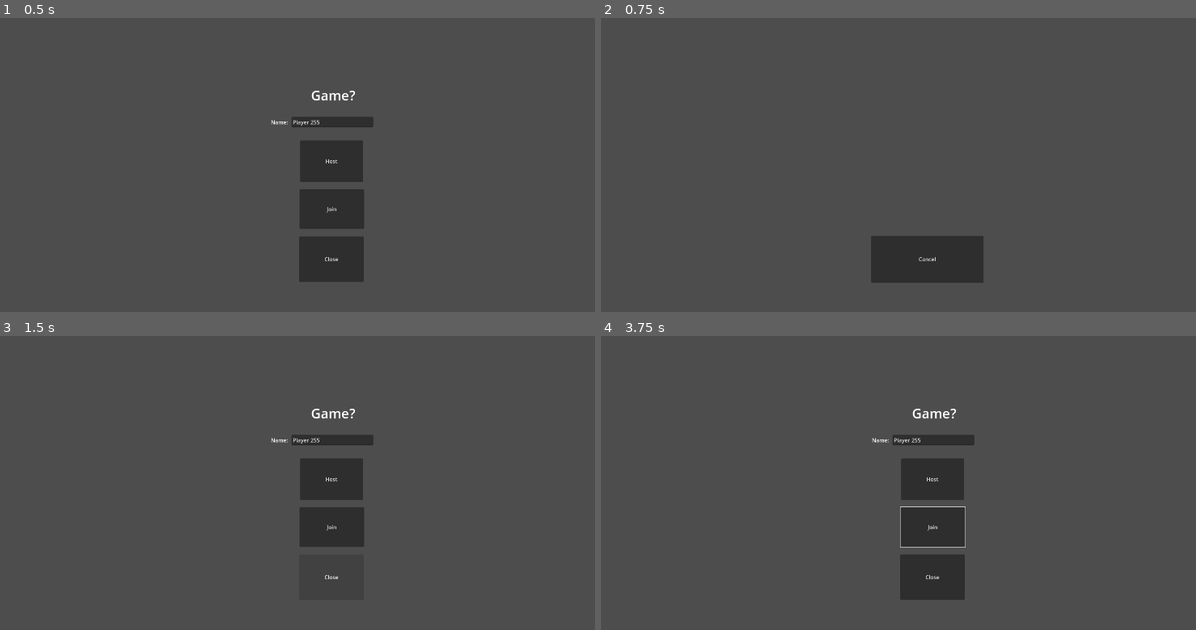
Above: before the commit, frames 1-4 (two rows, left to right).
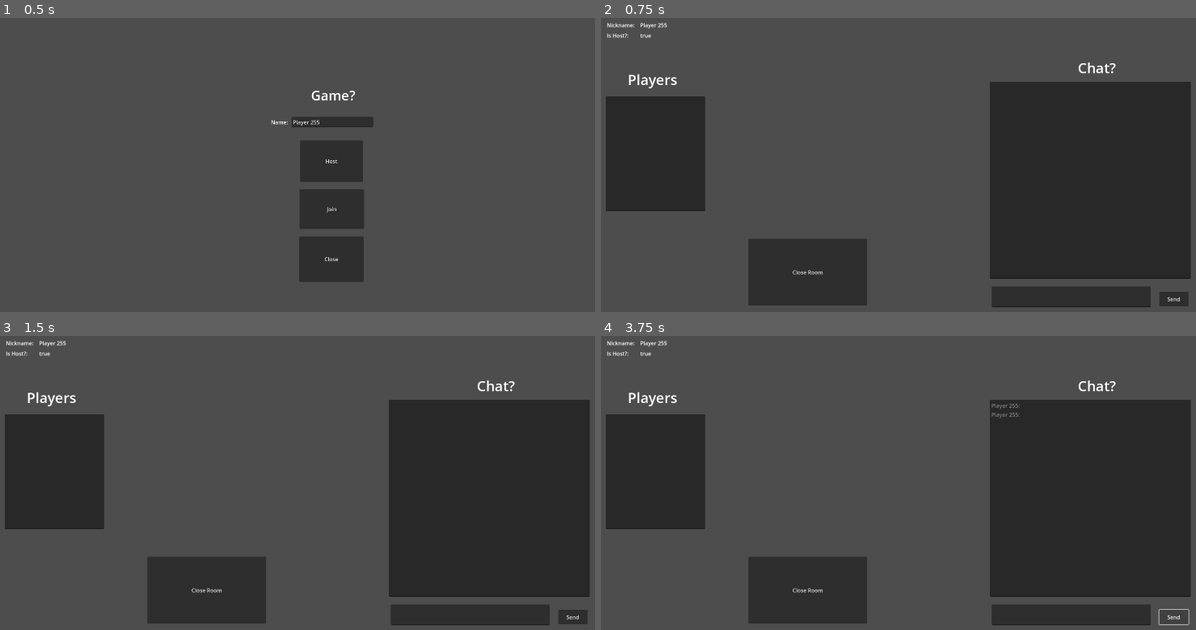
Above: after the commit, the same moments.

Repository: pvmathew/denliner
Game: Godot game, scene res://Scenes/MainMenu/main_menu.tscn
Two runs of this game, one before a commit and one after it. Both use one fixed random seed, a clock stepped at 60 frames per second and the inputs below.
Inputs (mouse positions are in pixels of both pictures, inside the frame that each line leads up to):
- Up to frame 1 (0.5 s): no input
- Up to frame 2 (0.75 s): click "Host" at 0.5 s
- Up to frame 3 (1.5 s): click (327, 577) at 1.25 s, where only the run before the commit has a clickable "Cancel"
- Up to frame 4 (3.75 s): click (1172, 618) at 2 s, where only the run after the commit has a clickable "Send"; click (934, 527) at 2.75 s, where only the run before the commit has a clickable "Join"; click (1172, 618) at 3.5 s, where only the run after the commit has a clickable "Send"

Frame 1 is identical in both runs. In frame 2, 39% of the frame differs, in the area x 0-100%, y 1-99%; in frame 3, 40%; in frame 4, 41%.

Commit message:
Attempt at making a multiplayer chat lobby (still broken)

Diff:
--- /dev/null
+++ b/Global/player_data.gd
@@ -0,0 +1,4 @@
+extends Node
+
+var nickname: String = ""
+var is_host = false
--- /dev/null
+++ b/Global/session_data.gd
@@ -0,0 +1,73 @@
+extends Node
+
+signal player_connected(player_data)
+signal player_disconnected(peer_id)
+
+# This will contain player info for every player,
+# with the keys being each player's unique IDs.
+var players = {}
+var num_players = 0
+
+func _ready():
+	multiplayer.peer_connected.connect(_on_player_connected)
+	multiplayer.peer_disconnected.connect(_on_player_disconnected)
+	multiplayer.connected_to_server.connect(_on_connected_ok)
+
+	if PlayerData.is_host:
+		players[1] = PlayerData
+	player_connected.emit(1, PlayerData)
+
+func start_session():
+	PlayerData.is_host = true
+
+	var peer = ENetMultiplayerPeer.new()
+	var result = peer.create_server(1337)
+	if result != OK:
+		print("Failed to create server: ", result)
+		return
+
+	print("Server started successfully on port 1337")
+
+	get_tree().set_multiplayer(SceneMultiplayer.new(),self.get_path())
+	multiplayer.multiplayer_peer = peer
+
+	players[1] = PlayerData.nickname
+	player_connected.emit(1, PlayerData.nickname)
+
+func join_session():
+	PlayerData.is_host = false
+
+	var peer = ENetMultiplayerPeer.new()
+	var result = peer.create_client("127.0.0.1", 1337)
+
+	if result != OK:
+		print("Failed to create client: ", result)
+		return
+
+	print("Client connected successfully to 127.0.0.1:1337")
+
+	get_tree().set_multiplayer(SceneMultiplayer.new(),self.get_path())
+	multiplayer.multiplayer_peer = peer
+
+@rpc("any_peer", "reliable")
+func _register_player(new_player_data):
+	var new_player_id = multiplayer.get_remote_sender_id()
+	players[new_player_id] = new_player_data
+	player_connected.emit(new_player_id, new_player_data)
+
+# When a peer connects, send them my player info.
+# This allows transfer of all desired data for each player, not only the unique ID.
+func _on_player_connected(id):
+	print("Player connected: ", id)
+	_register_player.rpc_id(id, PlayerData.nickname)
+
+func _on_connected_ok():
+	print("Connection was made ok")
+	var peer_id = multiplayer.get_unique_id()
+	players[peer_id] = PlayerData
+	player_connected.emit(peer_id, PlayerData.nickname)
+
+func _on_player_disconnected(id):
+	print("Player disconnected: ", id)
+	players.erase(id)
+	player_disconnected.emit(id)
--- a/Scenes/Host/host.gd
+++ /dev/null
@@ -1,5 +0,0 @@
-extends Node2D
-
-
-func _on_button_pressed():
-	get_tree().change_scene_to_file("res://Scenes/MainMenu/main_menu.tscn")
--- a/Scenes/Host/host.tscn
+++ /dev/null
@@ -1,16 +0,0 @@
-[gd_scene load_steps=2 format=3 uid="uid://cpbgsxe71wy0y"]
-
-[ext_resource type="Script" path="res://Scenes/Host/host.gd" id="1_urice"]
-
-[node name="Host" type="Node2D"]
-script = ExtResource("1_urice")
-
-[node name="Button" type="Button" parent="."]
-offset_left = 813.0
-offset_top = 663.0
-offset_right = 1147.0
-offset_bottom = 803.0
-text = "Cancel
-"
-
-[connection signal="pressed" from="Button" to="." method="_on_button_pressed"]
--- /dev/null
+++ b/Scenes/Lobby/lobby.gd
@@ -0,0 +1,26 @@
+extends Node2D
+
+func _ready():
+	SessionData.player_connected.connect(self._on_player_connected)
+	$Nickname/Value.text = PlayerData.nickname
+	$"IsHost/Value".text = str(PlayerData.is_host)
+
+	for player in SessionData.players.values():
+		print(player)
+		$PlayerList.text += player
+
+func _on_leave_room_pressed():
+	get_tree().change_scene_to_file("res://Scenes/MainMenu/main_menu.tscn")
+
+func _on_send_pressed():
+	print("Send button was pressed. Sending the following message: ", $MessageInput.text)
+	rpc("msg_rpc", PlayerData.nickname, $MessageInput.text)
+	$MessageInput.text = ""
+
+func _on_player_connected(peer_id, player_name):
+	$PlayerList.text += player_name + "\n"
+
+@rpc ("any_peer", "call_local")
+func msg_rpc(nickname, data):
+	print("Receiving a message: ", data, "From: ", nickname)
+	$ChatLog.text += str(nickname, ":", data, "\n")
--- /dev/null
+++ b/Scenes/Lobby/lobby.tscn
@@ -0,0 +1,97 @@
+[gd_scene load_steps=4 format=3 uid="uid://lcjmljb5gsbv"]
+
+[ext_resource type="Script" path="res://Scenes/Lobby/lobby.gd" id="1_aftci"]
+
+[sub_resource type="Theme" id="Theme_aehvx"]
+default_font_size = 42
+
+[sub_resource type="Theme" id="Theme_scrcu"]
+default_font_size = 42
+
+[node name="Lobby" type="Node2D"]
+script = ExtResource("1_aftci")
+
+[node name="Nickname" type="Label" parent="."]
+offset_left = 27.0
+offset_top = 24.0
+offset_right = 110.0
+offset_bottom = 47.0
+text = "Nickname:"
+
+[node name="Value" type="Label" parent="Nickname"]
+layout_mode = 0
+offset_left = 99.0
+offset_right = 143.0
+offset_bottom = 24.0
+text = "Value
+"
+
+[node name="IsHost" type="Label" parent="."]
+offset_left = 27.0
+offset_top = 55.0
+offset_right = 110.0
+offset_bottom = 78.0
+text = "Is Host?:"
+
+[node name="Value" type="Label" parent="IsHost"]
+layout_mode = 0
+offset_left = 99.0
+offset_right = 143.0
+offset_bottom = 24.0
+text = "Value
+"
+
+[node name="ChatLabel" type="Label" parent="."]
+offset_left = 1427.0
+offset_top = 134.0
+offset_right = 1541.0
+offset_bottom = 192.0
+theme = SubResource("Theme_aehvx")
+text = "Chat?
+"
+
+[node name="ChatLog" type="TextEdit" parent="."]
+offset_left = 1166.0
+offset_top = 204.0
+offset_right = 1763.0
+offset_bottom = 791.0
+editable = false
+
+[node name="MessageInput" type="LineEdit" parent="."]
+offset_left = 1171.0
+offset_top = 814.0
+offset_right = 1644.0
+offset_bottom = 876.0
+
+[node name="Send" type="Button" parent="."]
+offset_left = 1669.0
+offset_top = 830.0
+offset_right = 1756.0
+offset_bottom = 873.0
+text = "Send
+"
+
+[node name="LeaveRoom" type="Button" parent="."]
+offset_left = 448.0
+offset_top = 672.0
+offset_right = 801.0
+offset_bottom = 871.0
+text = "Close Room"
+
+[node name="PlayerList" type="TextEdit" parent="."]
+offset_left = 24.0
+offset_top = 247.0
+offset_right = 319.0
+offset_bottom = 590.0
+editable = false
+
+[node name="Label" type="Label" parent="."]
+offset_left = 89.0
+offset_top = 169.0
+offset_right = 236.0
+offset_bottom = 227.0
+theme = SubResource("Theme_scrcu")
+text = "Players"
+
+[connection signal="pressed" from="Send" to="." method="_on_send_pressed"]
+[connection signal="pressed" from="LeaveRoom" to="." method="_on_leave_room_pressed"]
--- a/Scenes/MainMenu/main_menu.gd
+++ b/Scenes/MainMenu/main_menu.gd
@@ -1,22 +1,28 @@
 extends Node2D
 
-const HOST_SCENE_PATH = "res://Scenes/Host/Host.tscn"
+const LOBBY_SCENE_PATH = "res://Scenes/Lobby/lobby.tscn"
 const JOIN_SCENE_PATH = "res://Scenes/Join/Join.tcsn"
 
 var nickname_manager = preload("res://Scenes/MainMenu/nickname_manager.gd").new()
+var nickname = nickname_manager.load_nickname()
 
 func _ready():
-	var nickname = nickname_manager.load_nickname()
 	$NicknameInput.text = nickname
 
 
-func _on_button_pressed():
+func _on_close_pressed():
 	get_tree().quit()
 
 
 func _on_host_pressed():
-	get_tree().change_scene_to_file(HOST_SCENE_PATH)
+	SessionData.start_session()
+	get_tree().change_scene_to_file(LOBBY_SCENE_PATH)
 
 
 func _on_nickname_input_text_changed(new_nickname):
 	nickname_manager.save_nickname(new_nickname)
+
+
+func _on_join_pressed():
+	SessionData.join_session()
+	get_tree().change_scene_to_file(LOBBY_SCENE_PATH)
--- a/Scenes/MainMenu/main_menu.tscn
+++ b/Scenes/MainMenu/main_menu.tscn
@@ -52,5 +52,6 @@
 text = "Name:"
 
 [connection signal="pressed" from="Host" to="." method="_on_host_pressed"]
-[connection signal="pressed" from="Close" to="." method="_on_button_pressed"]
+[connection signal="pressed" from="Join" to="." method="_on_join_pressed"]
+[connection signal="pressed" from="Close" to="." method="_on_close_pressed"]
 [connection signal="text_changed" from="NicknameInput" to="." method="_on_nickname_input_text_changed"]
--- a/Scenes/MainMenu/nickname_manager.gd
+++ b/Scenes/MainMenu/nickname_manager.gd
@@ -8,6 +8,7 @@
 	if err == OK:
 		if config.has_section_key("player", "nickname"):
 			var nickname = config.get_value("player", "nickname")
+			PlayerData.nickname = nickname
 			return nickname
 	elif err == ERR_FILE_NOT_FOUND:
 		# File does not exist, handle accordingly (e.g., set a default value or ignore)
@@ -23,6 +24,7 @@
 	config.load(CONFIG_FILE_PATH)
 	config.set_value("player", "nickname", nickname)
 	config.save(CONFIG_FILE_PATH)
+	PlayerData.nickname = nickname
 
 func generate_random_nickname():
 	var random_number = randi() % 1000 # Generate a random number between 0 and 999
--- a/project.godot
+++ b/project.godot
@@ -15,6 +15,11 @@
 config/features=PackedStringArray("4.2", "Mobile")
 config/icon="res://icon.svg"
 
+[autoload]
+
+PlayerData="*res://Global/player_data.gd"
+SessionData="*res://Global/session_data.gd"
+
 [display]
 
 window/size/viewport_width=1920
